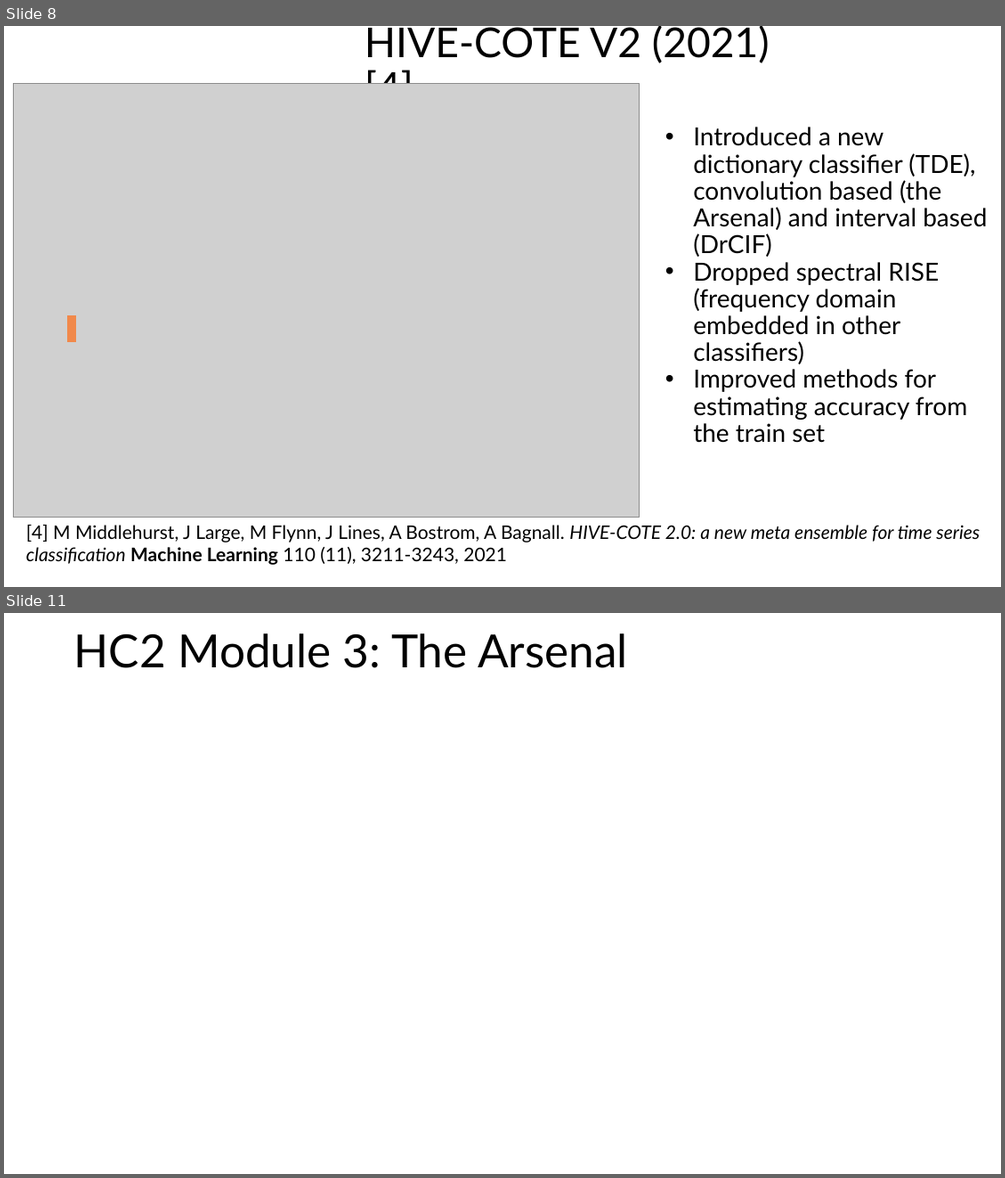
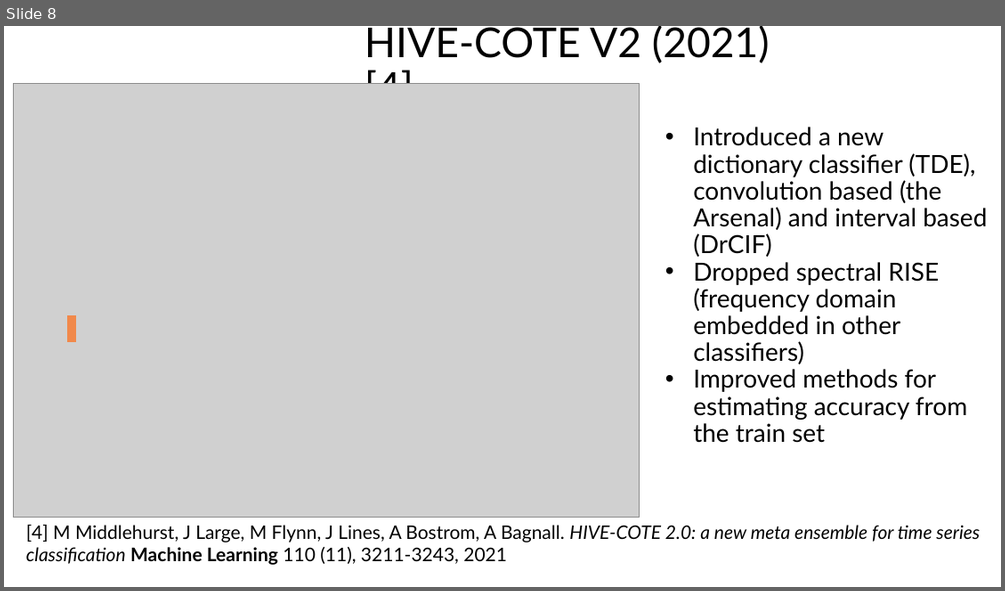
Before and after one commit to aeon-toolkit/aeon-tutorials, a slide deck: KDD-2024/Slides/part9_hybrids.pptx. Shown one above the other, each under a label of ours: slides 8 and 11 before the commit, slide 8 after it; the slides between them are not shown. The pictures are 1005x1178 and 1005x591 pixels, drawn with LibreOffice and Linux fonts; fonts in the diff are those of the drawing; grey boxes stand for pictures. Boxes give left, top, right and bottom in pixels: in the first picture for what was removed or moved away, otherwise in the second. Text is boxed around its words. In the diff, an @@ line names an element or a change of style, - is before the commit and + after.

```diff
--- a/KDD-2024/Slides/part9_hybrids.pptx
+++ b/KDD-2024/Slides/part9_hybrids.pptx
@@ slide 11 removed at [4,613,1001,1174], background #FFFFFF @@
@@ title removed at [74,633,628,668] @@
-HC2 Module 3: The Arsenal
```
Also in this commit, not shown: 3 slides changed, 5 slides added, 3 other slides removed, 2 other files.
